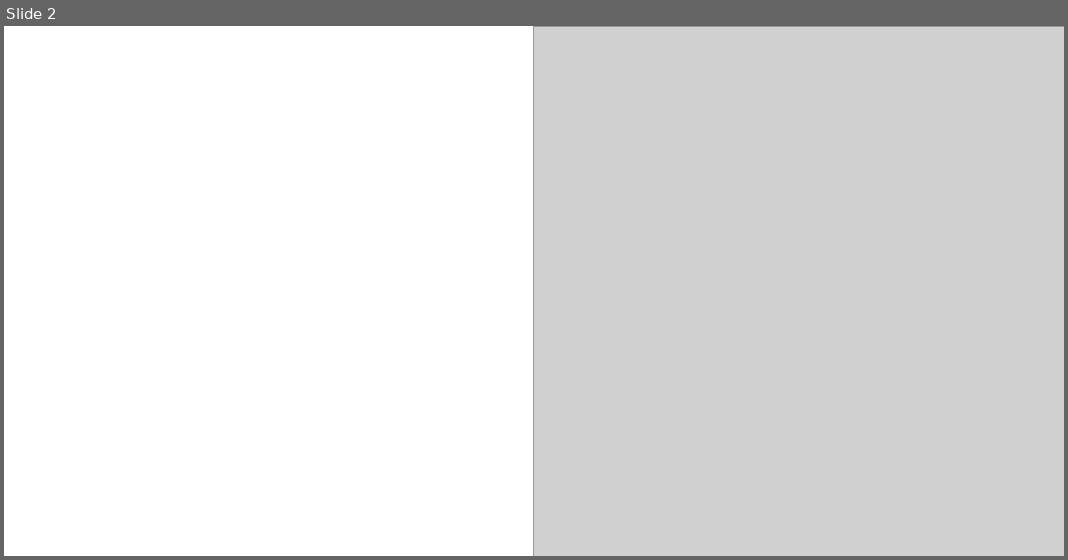
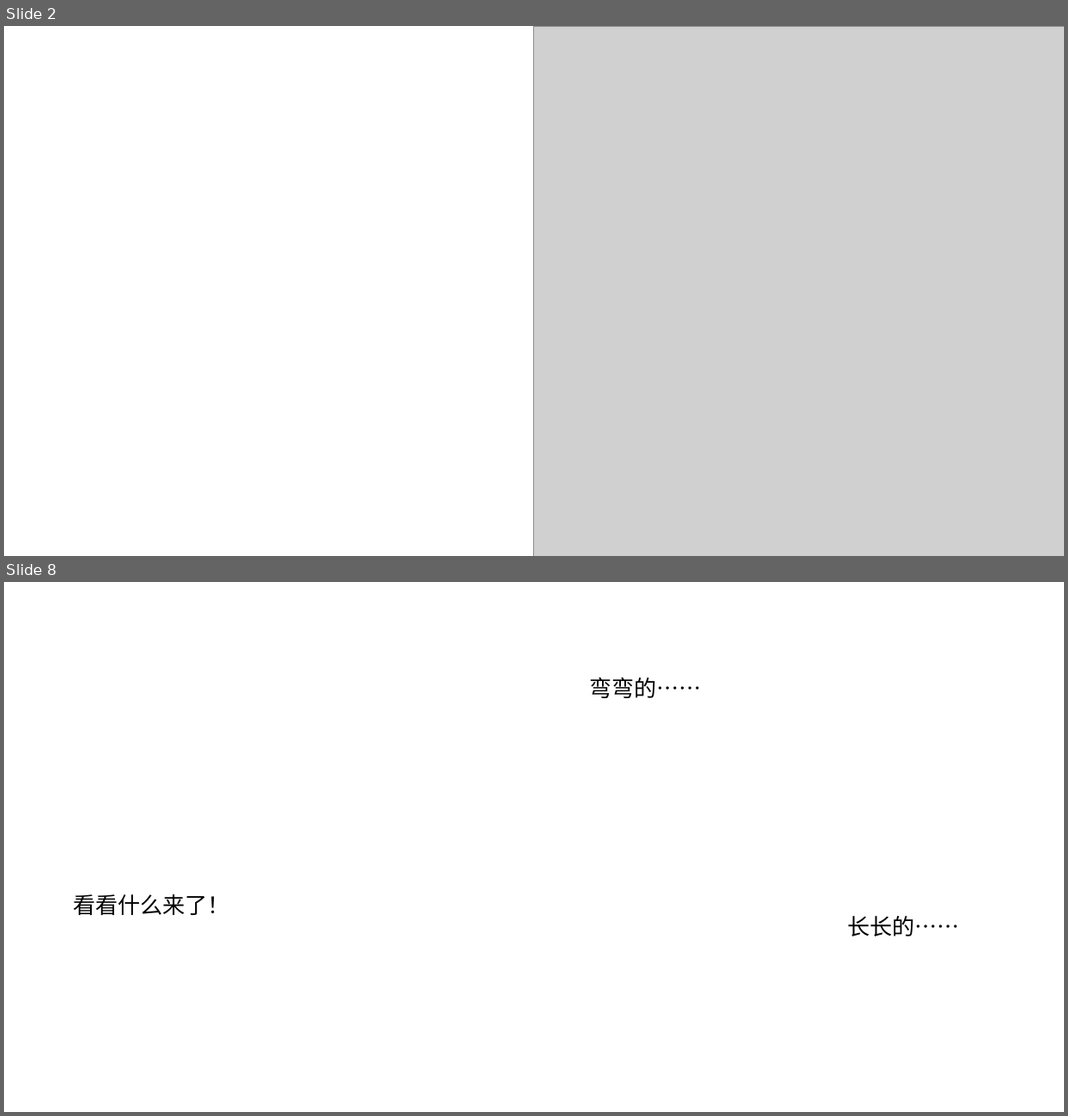
Before and after one commit to forestlet/bookdash-cn, a slide deck: asset/bathtub-safari/bathtub-safari_cn.pptx. Shown one above the other, each under a label of ours: slide 2 before the commit, slides 2 and 8 after it; the slides between them are not shown. The pictures are 1068x560 and 1068x1116 pixels, drawn with LibreOffice and Linux fonts; fonts in the diff are those of the drawing; grey boxes stand for pictures; background and template pictures are left out. Boxes give left, top, right and bottom in pixels: in the first picture for what was removed or moved away, otherwise in the second. Text is boxed around its words. In the diff, an @@ line names an element or a change of style, - is before the commit and + after.

```diff
--- a/asset/bathtub-safari/bathtub-safari_cn.pptx
+++ b/asset/bathtub-safari/bathtub-safari_cn.pptx
@@ slide 8 added at box(4, 582, 1064, 1112), background picture (left out) @@
@@ text added at box(590, 677, 701, 698), 24 pt, text #000000 @@
+弯弯的……
@@ text added at box(73, 894, 230, 915), 24 pt, text #000000 @@
+看看什么来了！
@@ text added at box(847, 916, 959, 936), 24 pt, text #000000 @@
+长长的……
```
Also in this commit, not shown: 11 other slides added, 11 slides removed, 5 other files.
